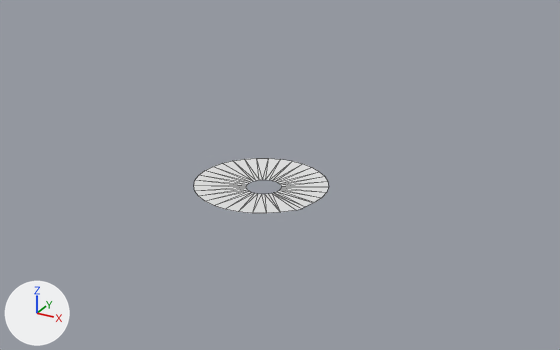
A saved change to the OBJ model assets/cult_exit_landing.obj.
Before and after are seen from a camera (50 mm lens) standing at (160.0, -275.0, 153.0) and looking at (-8.0, 29.0, 1.0). Every picture has the same lights, and +X, +Y and +Z are marked at lower left. Mesh edges are drawn as thin lines. Where no turn or scale is listed for an object, it has been applied to the vertices.

The first picture shows 'cult_exit_landing'.
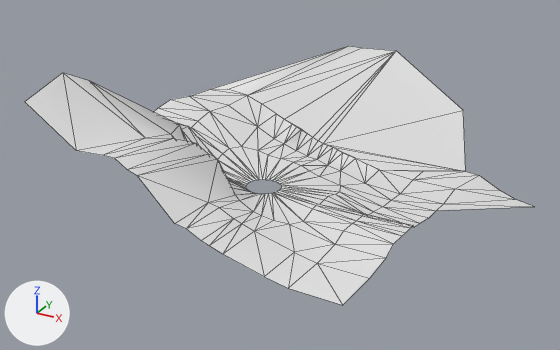
Location of each change, (x1, y1, x2, y2) in pixels of the pictures (560 x 350 px):
'cult_exit_landing', reshaped (276% wider, 364% taller)
    before: (194, 158, 329, 213)
    after: (25, 46, 535, 305)

Diff of the bpy script that builds the scene:
```diff
--- a/assets/cult_exit_landing.obj.py
+++ b/assets/cult_exit_landing.obj.py
@@ me_cult_exit_landing @@
 # used by ob_cult_exit_landing; location = (0.0, 0.0, 0.0)
-me_cult_exit_landing.from_pydata(...)  # 68 vertices, 68 faces; spans x -32.2..28.7, y -29.1..30.7, z 7.9..9.1
+me_cult_exit_landing.from_pydata(...)  # 180 vertices, 280 faces; spans x -72.6..105.2, y -66.9..177.0, z -10.2..62.6
+# me_cult_exit_landing part 1
+# 18 vertices are removed from x -32.2..28.1, y -29.1..30.1, z 8.8..9.1
+# 68 faces are deleted
+# 4 vertices in x -4.4..-1.5, y -7.3..7.7, z 7.9 move by (0.0, 0.0, 0.1)
+# 3 vertices in x -6.5..-4.4, y -5.6..6.5, z 7.9 move by (0.0, 0.1, 0.2)
+# 3 vertices in x -7.3..-5.6, y -3.0..5.6, z 7.9 move by (0.0, 0.0, 0.2)
+# 3 vertices in x -7.9..-7.3, y 0.0..3.0, z 7.9 move by (0.0, 0.1, 0.3)
+# 17 vertices move from x -31.6..28.7, y -28.6..30.7, z 7.9..8.8 to x -29.6..30.1, y -29.0..29.8, z 4.6..18.8
+# 120 vertices are added at x -72.6..105.2, y -66.5..177.0, z -10.2..62.6
+# 10 new vertices lie (21.5, -0.5, 0.0) away from vertices in x 48.0..49.5, y -66.4..64.8, z -3.6..7.6
+# 280 new faces join them
```
